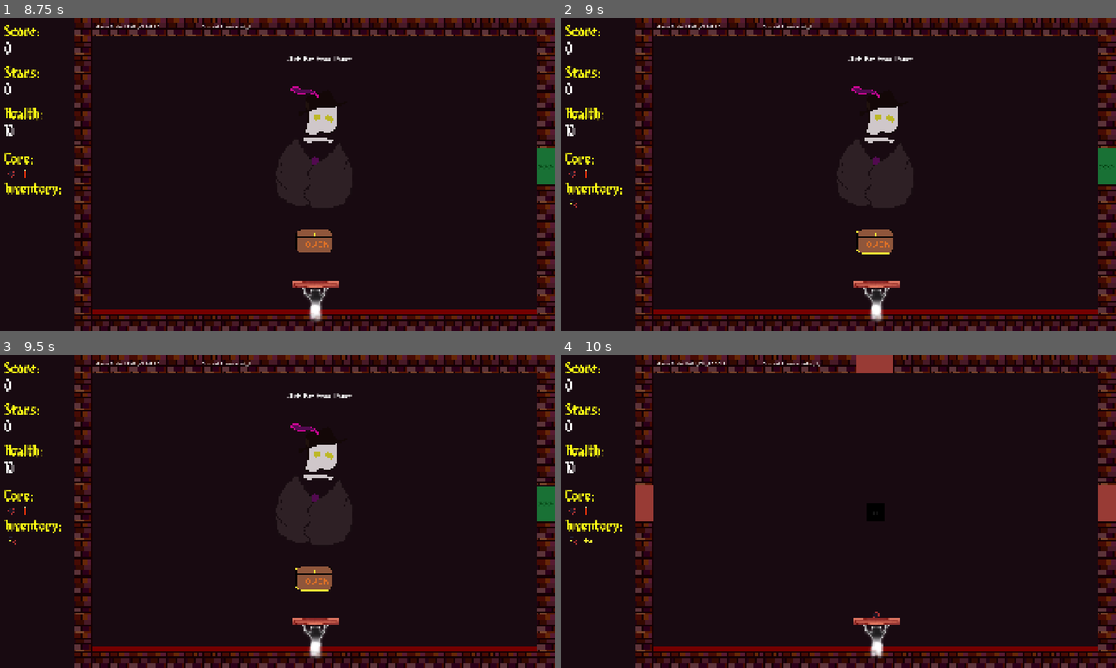
Above: before the commit, frames 1-4 (two rows, left to right).
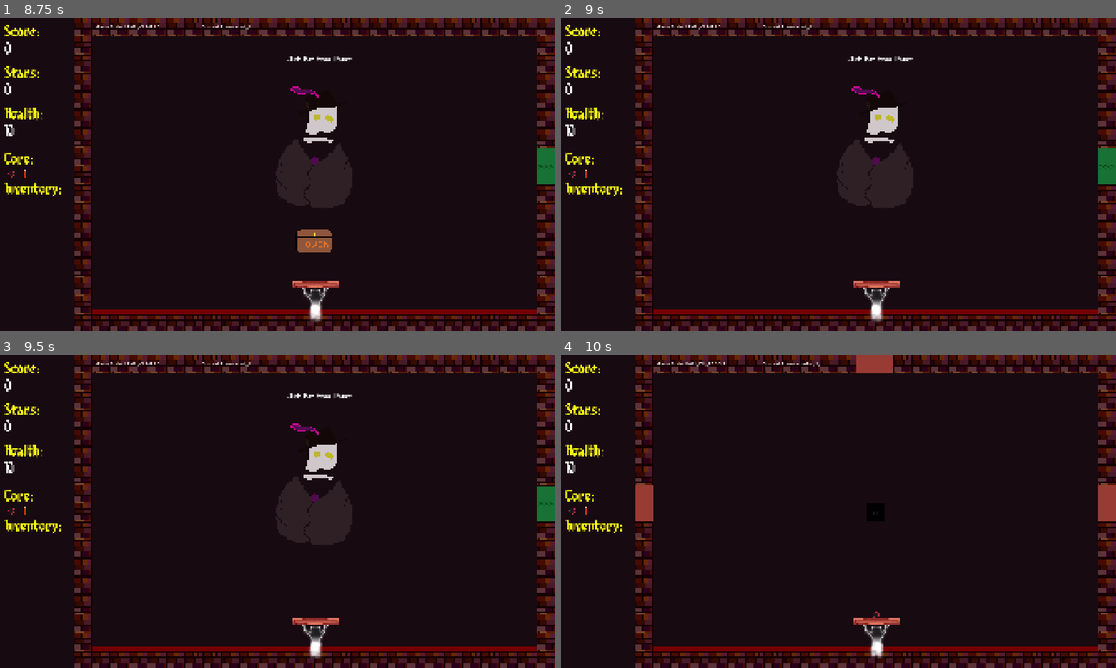
Above: after the commit, the same moments.

Repository: lostpoet999/escape_to_marty
Game: Godot game, scene res://scenes_and_scripts/levels/common_rooms/powerup_1.tscn
Same seed, same stepped clock (60 frames per second), same inputs: the game is played once before the commit and once after it. This scene is started directly instead of the project's main scene. Sound files missing from this copy of the repository are replaced by a short silence.
Inputs (mouse positions are in pixels of both pictures, inside the frame that each line leads up to):
- Up to frame 1 (8.75 s): click (316, 240) at 0.5 s; click (11, 174) at 1.27 s; click (22, 174) at 2.02 s; click (11, 202) at 2.77 s; click (11, 174) at 3.52 s; click (22, 174) at 4.27 s; click (11, 202) at 5.02 s; click (316, 240) at 5.75 s; click (11, 174) at 6.52 s; click (22, 174) at 7.27 s; click (11, 202) at 8.02 s
- Up to frame 2 (9 s): click (877, 240) at 8.75 s
- Up to frame 3 (9.5 s): no input
- Up to frame 4 (10 s): tap Enter at 9.5 s; move the mouse to (1104, 502) at 9.52 s; hold Tab (click_mode_toggle) from 9.53 s (still down); click (1104, 502) at 9.67 s

Frame 1 is identical in both runs. In frame 2, 0.5% of the frame differs, in the area x 1-60%, y 58-76%; in frame 3, 0.5%; in frame 4, less than 0.1%.

Commit message:
chore: updated free item room to have limit based on floor config

Diff:
--- a/scenes_and_scripts/bricks/base_seal.gd
+++ b/scenes_and_scripts/bricks/base_seal.gd
@@ -1,3 +1,4 @@
+class_name BaseSeal
 extends Area2D
 
 const STAR_COLLECTIBLE: PackedScene = preload("uid://cfjv2f23gme53")
--- a/scenes_and_scripts/enemies/placed_enemy.gd
+++ b/scenes_and_scripts/enemies/placed_enemy.gd
@@ -20,7 +20,7 @@
 	timer.wait_time = action_timer
 	start_action_timer()
 
-func _process(delta: float) -> void:
+func _process(_delta: float) -> void:
 	if GameManager.current_state == GameManager.GameState.LEVEL_CLEARED:
 		die()
 
@@ -28,6 +28,7 @@
 	if is_blocker:
 		Signalbus.blocker_removed.emit(self)
 		ready_to_remove.emit(self)
+		@warning_ignore("unsafe_method_access")
 		get_viewport().get_camera_2d().add_trauma(2.0)
 		SFX.play_sound("deon_die")
 		queue_free()
--- a/scenes_and_scripts/item_spawning/item_box.gd
+++ b/scenes_and_scripts/item_spawning/item_box.gd
@@ -1,6 +1,15 @@
 extends Node2D
 
+var items_looted: int = 0
+var max_items: int
+
+func _ready() -> void:
+	max_items = randi() % GameManager.floor_data.free_item_max + 1
 
 func _on_loot_box_pressed() -> void:
-	var new_item: BaseItem = ItemSpawner.pick_random_item()
-	PlayerData.inventory.add_item(new_item)
+	if items_looted < max_items:
+		items_looted +=1
+		var new_item: BaseItem = ItemSpawner.pick_random_item()
+		PlayerData.inventory.add_item(new_item)
+	elif items_looted == max_items:
+		queue_free()
--- a/scenes_and_scripts/levels/floor_1_the_lighthouse/floor_1_layout.tres
+++ b/scenes_and_scripts/levels/floor_1_the_lighthouse/floor_1_layout.tres
@@ -152,6 +152,7 @@
 [resource]
 script = ExtResource("2_j7weq")
 spawn_weight = SubResource("Resource_rtyfa")
+free_item_max = 3
 seal_difficulty_rates = SubResource("Resource_d5n1e")
 seal_phase_pool = Array[ExtResource("13_rtyfa")]([SubResource("Resource_mwylx")])
 seal_health_phase = SubResource("Resource_74xxy")
--- a/scenes_and_scripts/levels/floor_data.gd
+++ b/scenes_and_scripts/levels/floor_data.gd
@@ -2,6 +2,7 @@
 
 @export_category("Item Spawn Rates:")
 @export var spawn_weight: SpawnWeights
+@export var free_item_max: int
 
 @export_category("Seal Config for Floor:")
 @export var seal_difficulty_rates: SealDifficulty
--- a/scenes_and_scripts/memories/memory_1_2.tscn
+++ b/scenes_and_scripts/memories/memory_1_2.tscn
@@ -16,6 +16,6 @@
 offset_top = 751.0
 offset_right = 1882.0
 offset_bottom = 856.0
-text = "\"She always made this grab-dip at family gatherings — Marty and I always fought over who got the last bite.\""
+text = "\"She always made this crab dip at family gatherings — Marty and I always fought over who got the last bite.\""
 
 [editable path="RoomAfterClick"]
--- a/scenes_and_scripts/powerups_and_effects/paddle_active_powerups/projectile_base.gd
+++ b/scenes_and_scripts/powerups_and_effects/paddle_active_powerups/projectile_base.gd
@@ -19,7 +19,8 @@
 
 func _on_area_entered(area: Area2D) -> void:
 	if area.is_in_group("bricks"):
-		area.accept_damage(damage, proj_dmg_type)
+		var entity = area
+		entity.accept_damage(damage, proj_dmg_type)
 		SFX.play_sound("hit-brick")
 		queue_free()
 		spawner.current_active -=1
Not shown: 1 places in scenes_and_scripts/bricks/open_seal.tscn that only renumber resources
